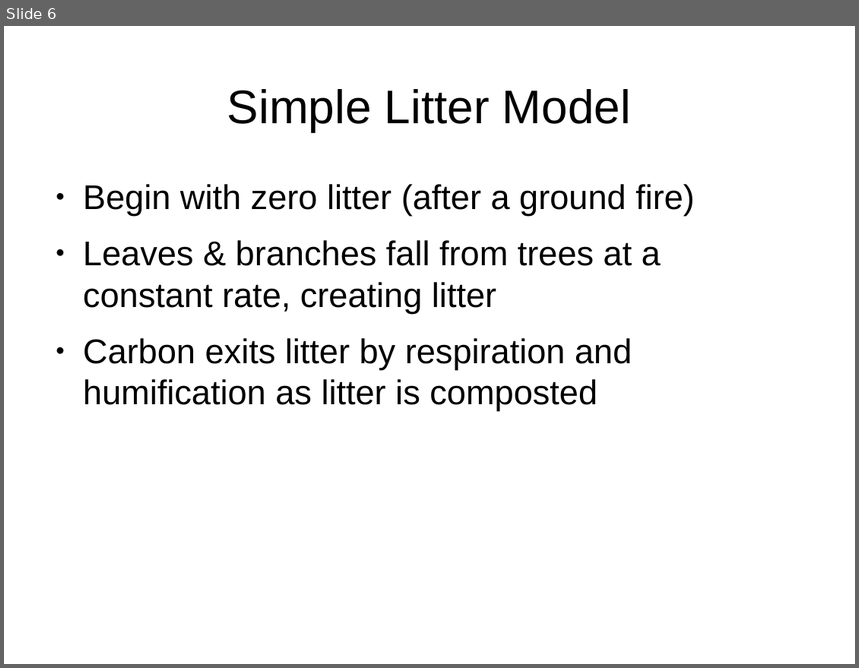
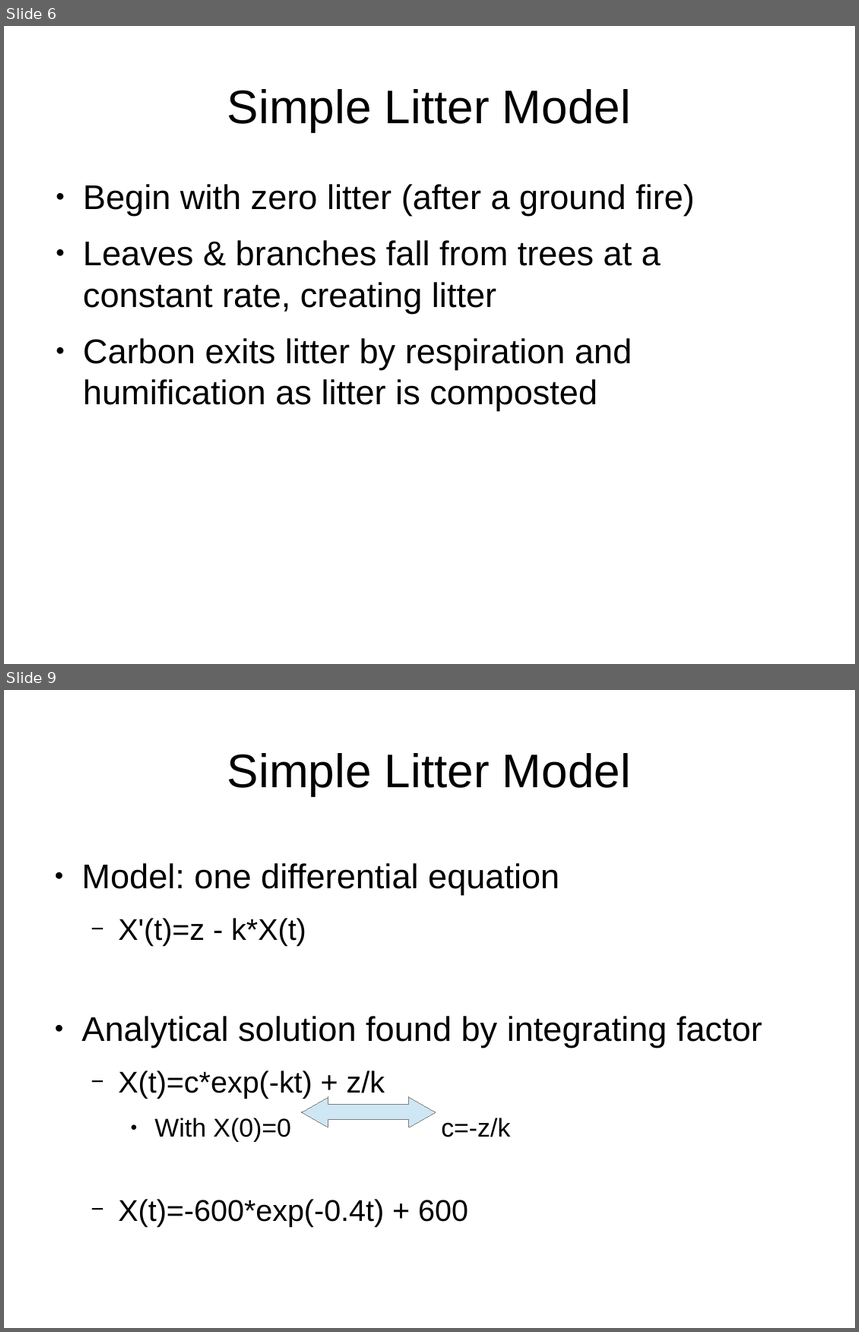
Before and after one commit to colefichter/math372_project_2, a slide deck: slides.odp. Shown one above the other, each under a label of ours: slide 6 before the commit, slides 6 and 9 after it; the slides between them are not shown. The pictures are 859x668 and 859x1332 pixels, drawn with LibreOffice and Linux fonts; fonts in the diff are those of the drawing. Boxes give left, top, right and bottom in pixels: in the first picture for what was removed or moved away, otherwise in the second. Text is boxed around its words. In the diff, an @@ line names an element or a change of style, - is before the commit and + after.

```diff
--- a/slides.odp
+++ b/slides.odp
@@ slide 9 added at (4, 690, 855, 1328), background #FFFFFF @@
@@ title added at (227, 753, 631, 796), 44 pt, text #000000 @@
+Simple Litter Model
@@ text added at (82, 863, 762, 1227), 32 pt, text #000000 @@
+● Model: one differential equation
+  − X'(t)=z - k*X(t)
+● Analytical solution found by integrating factor
+  − X(t)=c*exp(-kt) + z/k
+    ● With X(0)=0 c=-z/k
+  − X(t)=-600*exp(-0.4t) + 600
@@ left right arrow added at (302, 1098, 436, 1128), fill #CFE7F5, outline #808080 0 pt @@
```
Also in this commit, not shown: 2 slides changed, 6 other slides added, 1 other file.
